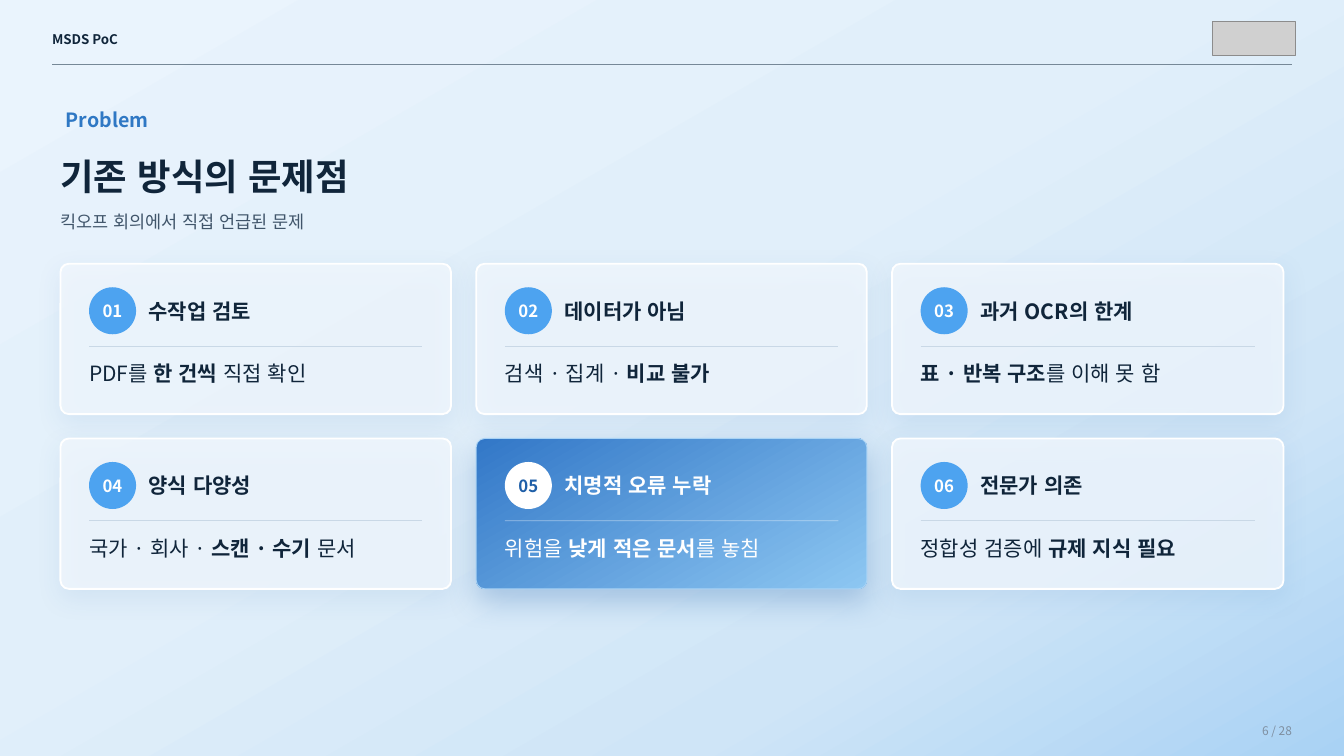
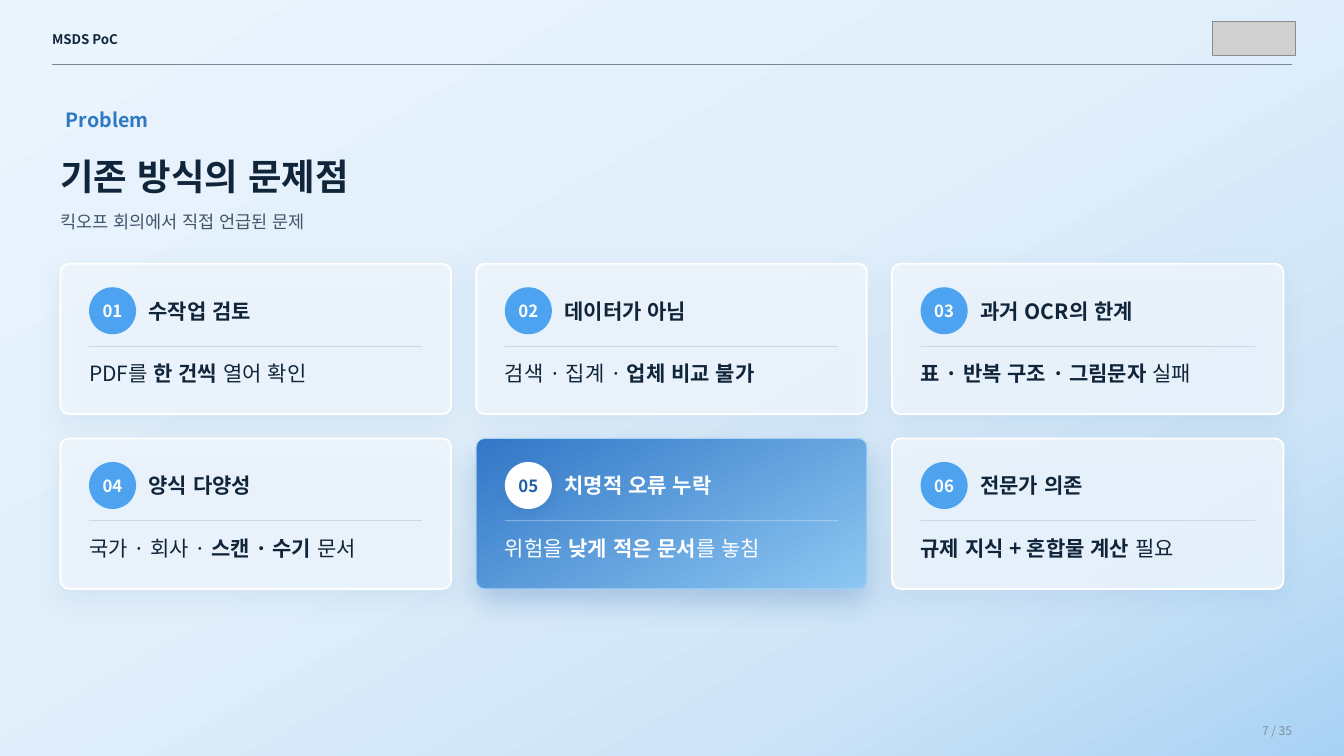
Before and after one commit to sunub/for-digital-divide, a slide deck: slide 7 of MSDS_PoC_flat.pptx (slide 6 before the commit). Drawn at 1344x756 pixels with LibreOffice and Linux fonts; fonts in the diff are those of the drawing; grey boxes stand for pictures. Boxes give left, top, right and bottom in pixels: in the first picture for what was removed or moved away, otherwise in the second. Text is boxed around its words. In the diff, an @@ line names an element or a change of style, - is before the commit and + after.

```diff
--- a/MSDS_PoC_flat.pptx
+++ b/MSDS_PoC_flat.pptx
@@ text at (89,363,307,383): text changed @@
-PDF를 한 건씩 직접 확인
+PDF를 한 건씩 열어 확인
@@ text at (505,363,755,383): text changed @@
-검색 · 집계 · 비교 불가
+검색 · 집계 · 업체 비교 불가
@@ text at (921,363,1191,383): text changed @@
-표 · 반복 구조를 이해 못 함
+표 · 반복 구조 · 그림문자 실패
@@ text at (921,538,1174,558): text changed; bold on @@
-정합성 검증에 규제 지식 필요
+규제 지식 + 혼합물 계산 필요
@@ text at (1262,726,1292,735): text changed @@
-6 / 28
+7 / 35
```
Also in this commit, not shown: 24 other slides changed, 8 slides added, 1 slide removed.
